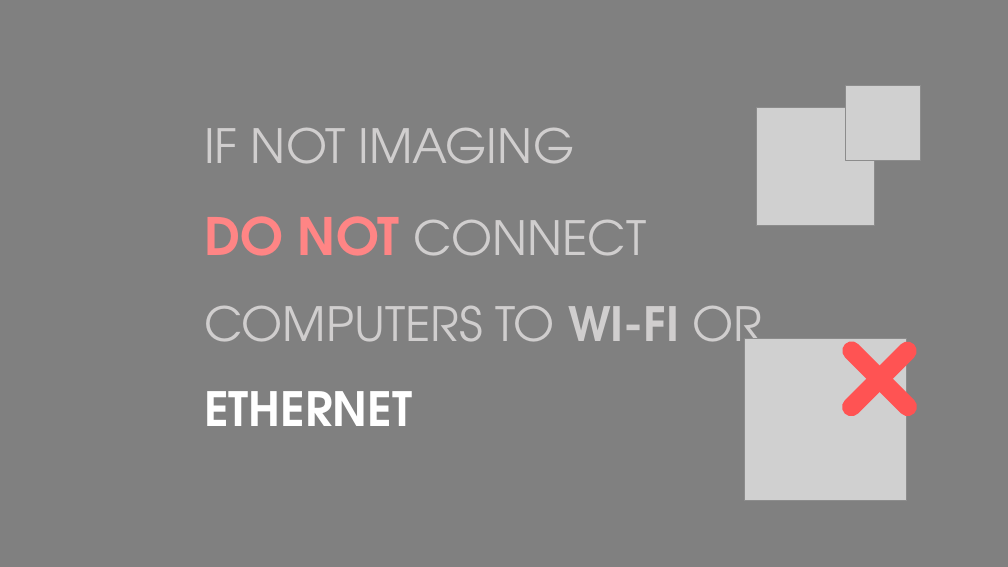
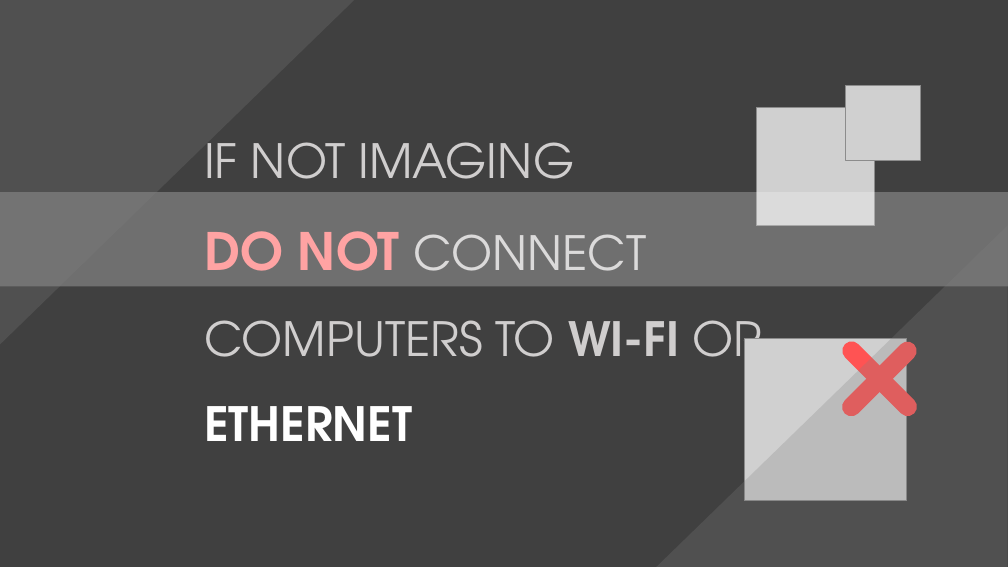
Before and after one commit to ejavier8205/Dashboard, a slide deck: slide 2 of images/slides/Powerpoint/Dashboard Pictures (landscape).pptx (slide 3 before the commit). Drawn at 1008x567 pixels with LibreOffice and Linux fonts; fonts in the diff are those of the drawing; grey boxes stand for pictures. Boxes give left, top, right and bottom in pixels: in the first picture for what was removed or moved away, otherwise in the second. Text is boxed around its words. In the diff, an @@ line names an element or a change of style, - is before the commit and + after.

```diff
--- a/images/slides/Powerpoint/Dashboard Pictures (landscape).pptx
+++ b/images/slides/Powerpoint/Dashboard Pictures (landscape).pptx
@@ background #808080 to #404040 @@
@@ triangle added at (0, 0, 354, 344), fill #808080 at 25% opacity @@
@@ text "IF NOT IMAGING": place and size @@
-text "IF NOT IMAGING" at (204, 128, 763, 426)
+text "IF NOT IMAGING" at (204, 142, 763, 441)
@@ rectangle added at (0, 192, 1008, 287), fill #FFFFFF at 25% opacity @@
@@ triangle added at (653, 225, 1007, 567), fill #808080 at 25% opacity @@
```
Also in this commit, not shown: 5 other slides changed, 8 slides removed, 8 other files.
